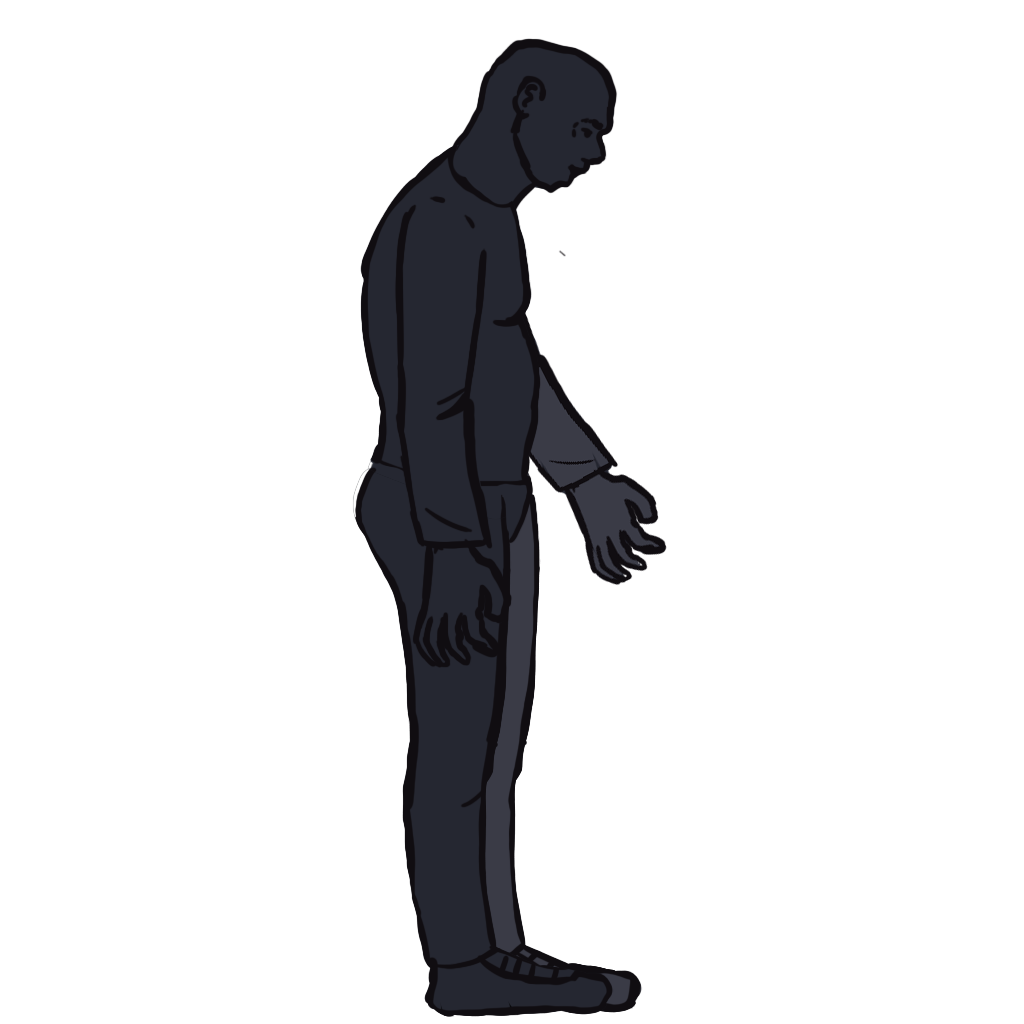
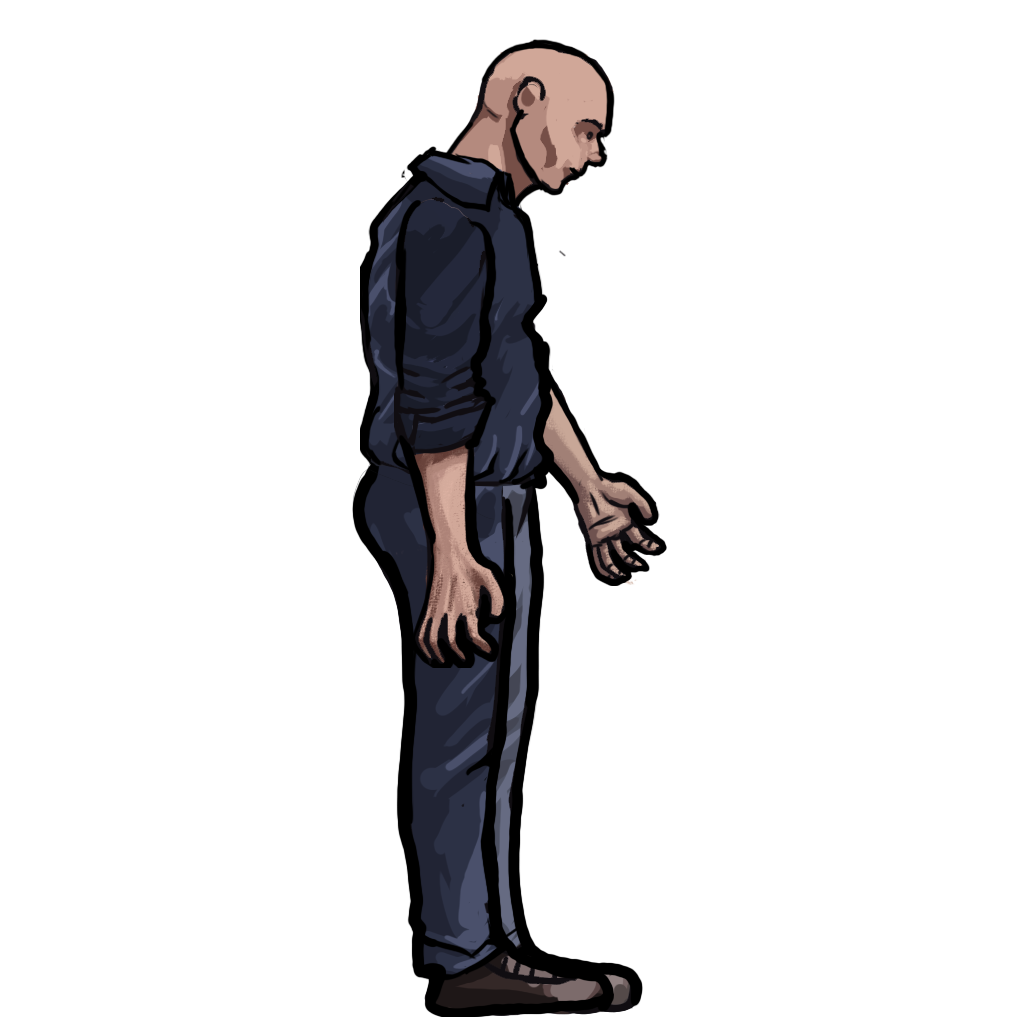
Comparing the layer stacks of the two 1024px x 1024px images. Changes:
added group "Group 1" with 6 layers over (352, 38, 667, 1017)
moved "ARM FRAM" into group "Group 1", painted on it over (394, 189, 513, 668)
moved "KROP" into group "Group 1", painted on it over (360, 143, 566, 544)
moved "HUV" into group "Group 1", painted on it over (429, 38, 618, 257)
moved "BE FRAM" into group "Group 1", painted on it over (352, 430, 614, 1017)
moved "BEN BAK" into group "Group 1", painted on it over (381, 428, 643, 1015)
moved "ARM BACK" into group "Group 1", painted on it over (410, 197, 667, 586)
